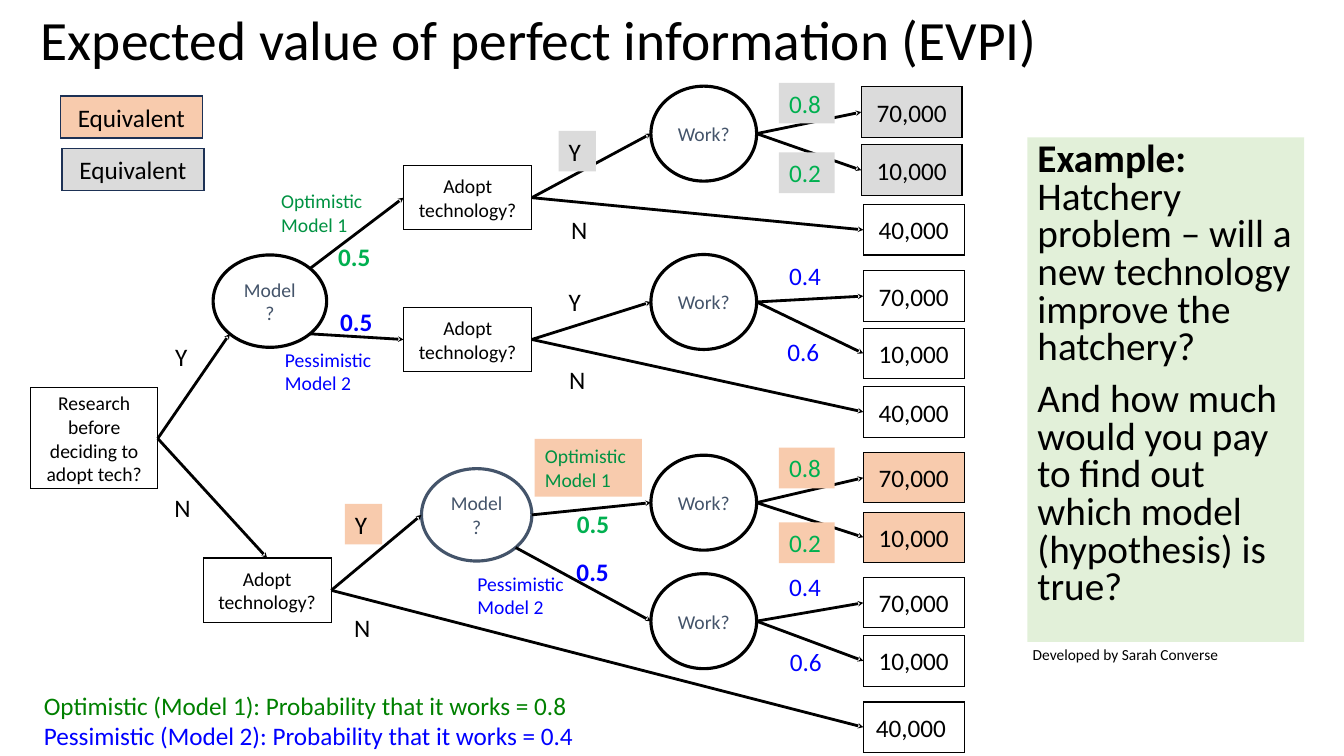
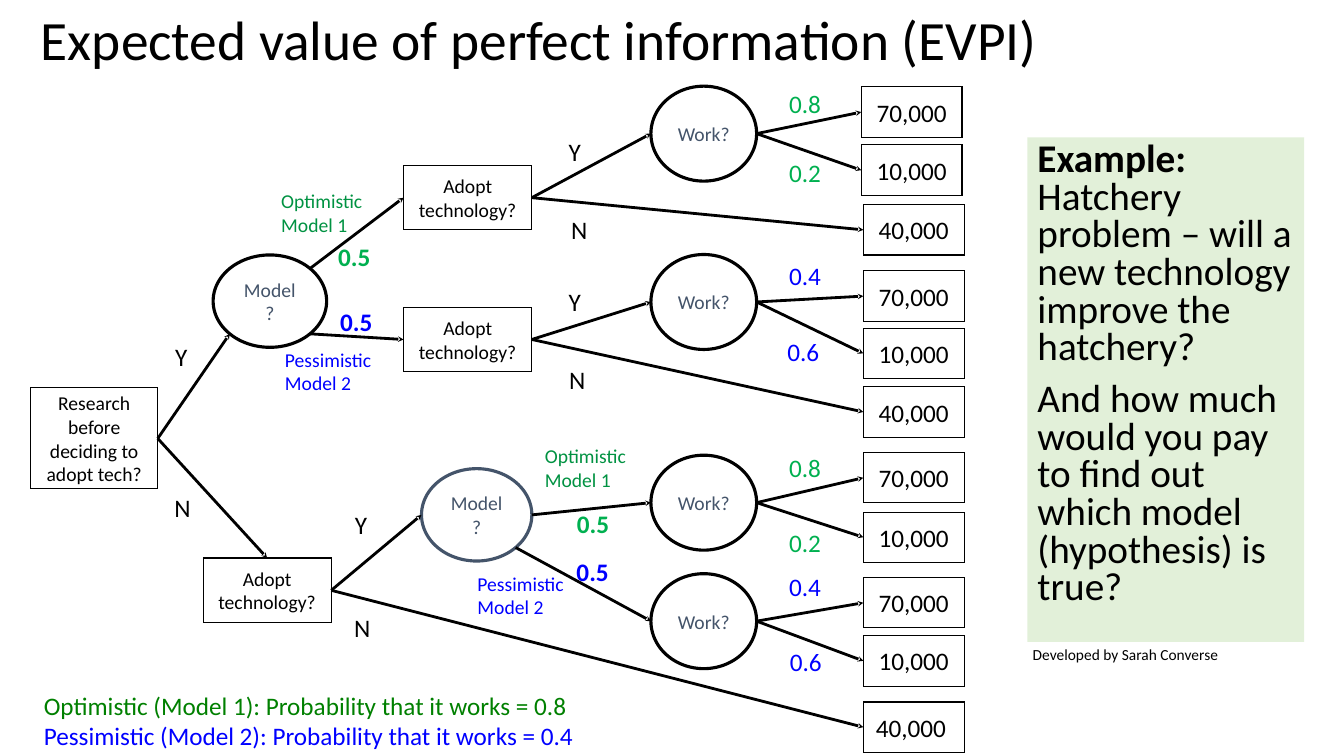
Before and after one commit to briellekthompson/NATR_8001_DecisionAnalysis_Fall25_Mizzou, a slide deck: slide 36 of material/Week6-UncertaintyPart1/Week6_SDM_Mizzou.pptx. Drawn at 1344x756 pixels with LibreOffice and Linux fonts; fonts in the diff are those of the drawing; background and template pictures are left out. Boxes give left, top, right and bottom in pixels: in the first picture for what was removed or moved away, otherwise in the second. Text is boxed around its words. In the diff, an @@ line names an element or a change of style, - is before the commit and + after.

```diff
--- a/material/Week6-UncertaintyPart1/Week6_SDM_Mizzou.pptx
+++ b/material/Week6-UncertaintyPart1/Week6_SDM_Mizzou.pptx
@@ fill #DBDBDB to none in 5 elements at bbox=[861, 87, 962, 137], bbox=[861, 145, 962, 196], bbox=[569, 144, 581, 161], bbox=[789, 165, 821, 182], bbox=[789, 95, 821, 114] @@
@@ 7 texts: place and size @@
-7 texts at bbox=[345, 83, 835, 563]
+7 texts at bbox=[355, 95, 821, 552]
@@ rectangle removed at bbox=[60, 96, 203, 138] @@
-Equivalent
@@ rectangle removed at bbox=[63, 148, 205, 191] @@
-Equivalent
@@ fill #F8CBAD to none in 6 elements at bbox=[864, 453, 965, 503], bbox=[864, 512, 965, 563], bbox=[355, 517, 367, 534], bbox=[545, 449, 626, 487], bbox=[789, 535, 821, 552], bbox=[789, 459, 821, 478] @@
```
Also in this commit, not shown: 7 other slides changed, 3 slides added, 3 slides removed, 3 other files.
